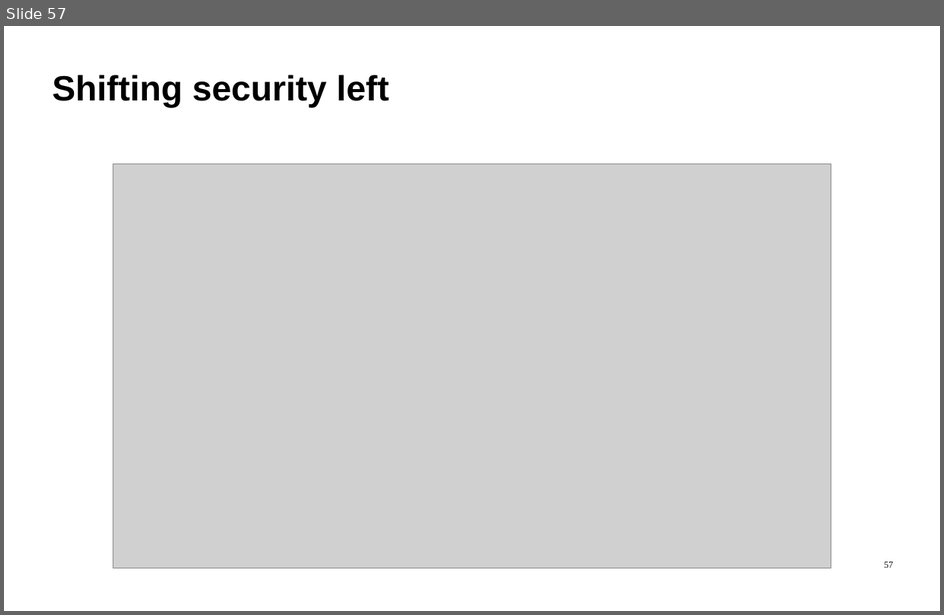
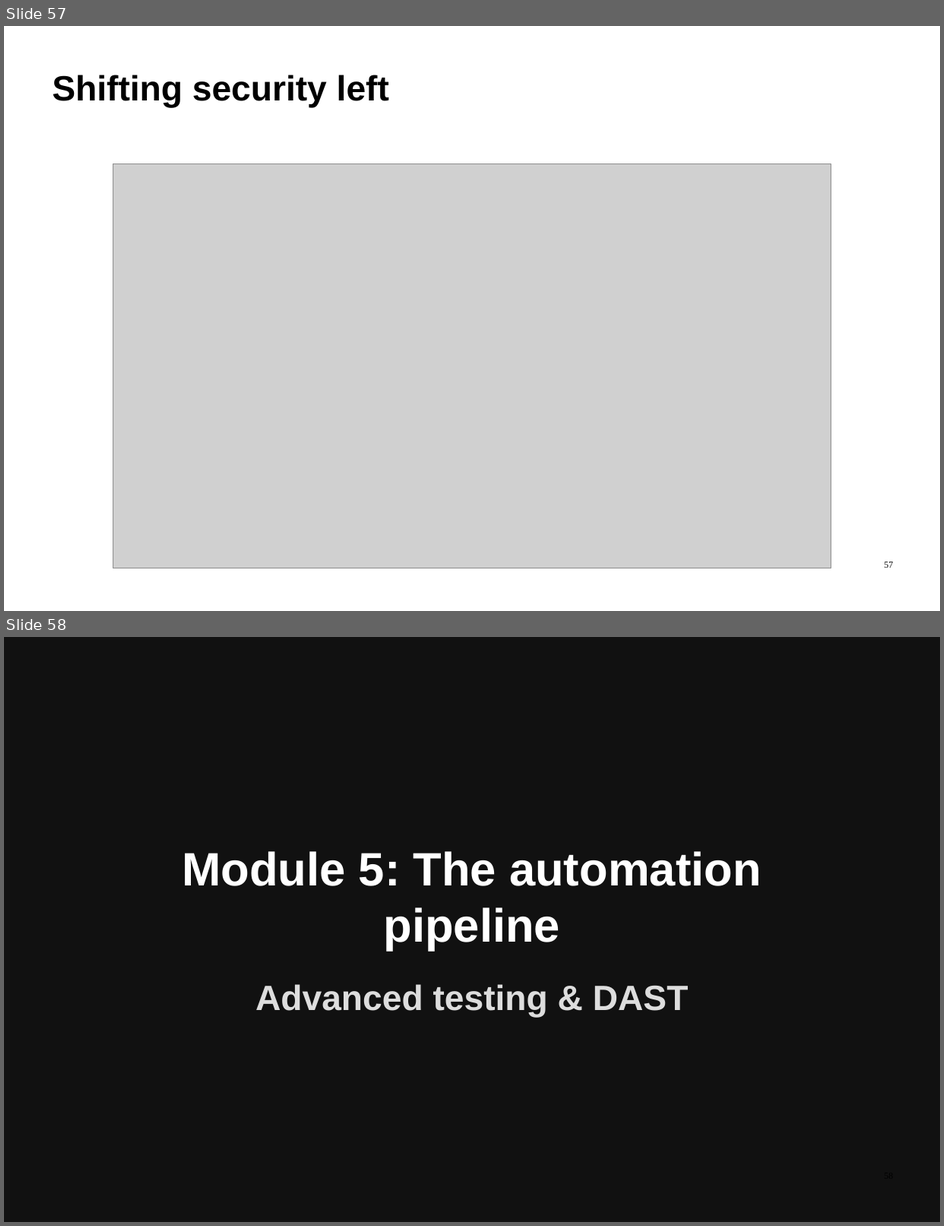
Before and after one commit to ImadSaddik/FullStackDeploymentHandbook, a slide deck: course-assets/slides/full_stack_deployment_guide.odp. Shown one above the other, each under a label of ours: slide 57 before the commit, slides 57 and 58 after it. The pictures are 944x615 and 944x1226 pixels, drawn with LibreOffice and Linux fonts; fonts in the diff are those of the drawing; grey boxes stand for pictures. Boxes give left, top, right and bottom in pixels: in the first picture for what was removed or moved away, otherwise in the second. Text is boxed around its words. In the diff, an @@ line names an element or a change of style, - is before the commit and + after.

```diff
--- a/course-assets/slides/full_stack_deployment_guide.odp
+++ b/course-assets/slides/full_stack_deployment_guide.odp
@@ slide 58 added at box(4, 637, 940, 1222), background #111111 @@
@@ text added at box(182, 851, 762, 951), 72 pt, text #FFFFFF, bold @@
+Module 5: The automation pipeline
@@ text added at box(256, 984, 689, 1018), 54 pt, text #DDDDDD, bold @@
+Advanced testing & DAST
```
Also in this commit, not shown: 1 other slide added.
